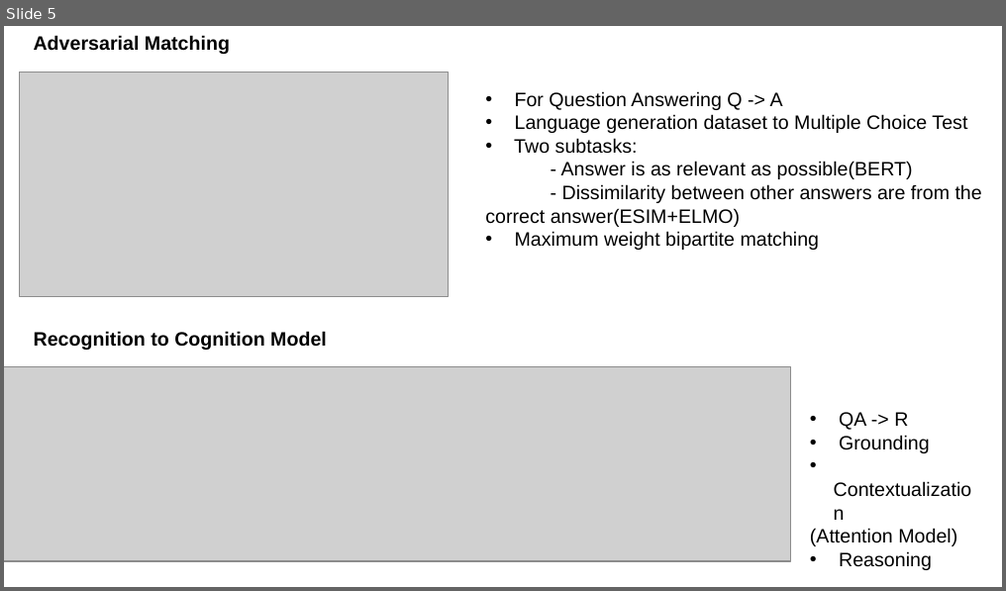
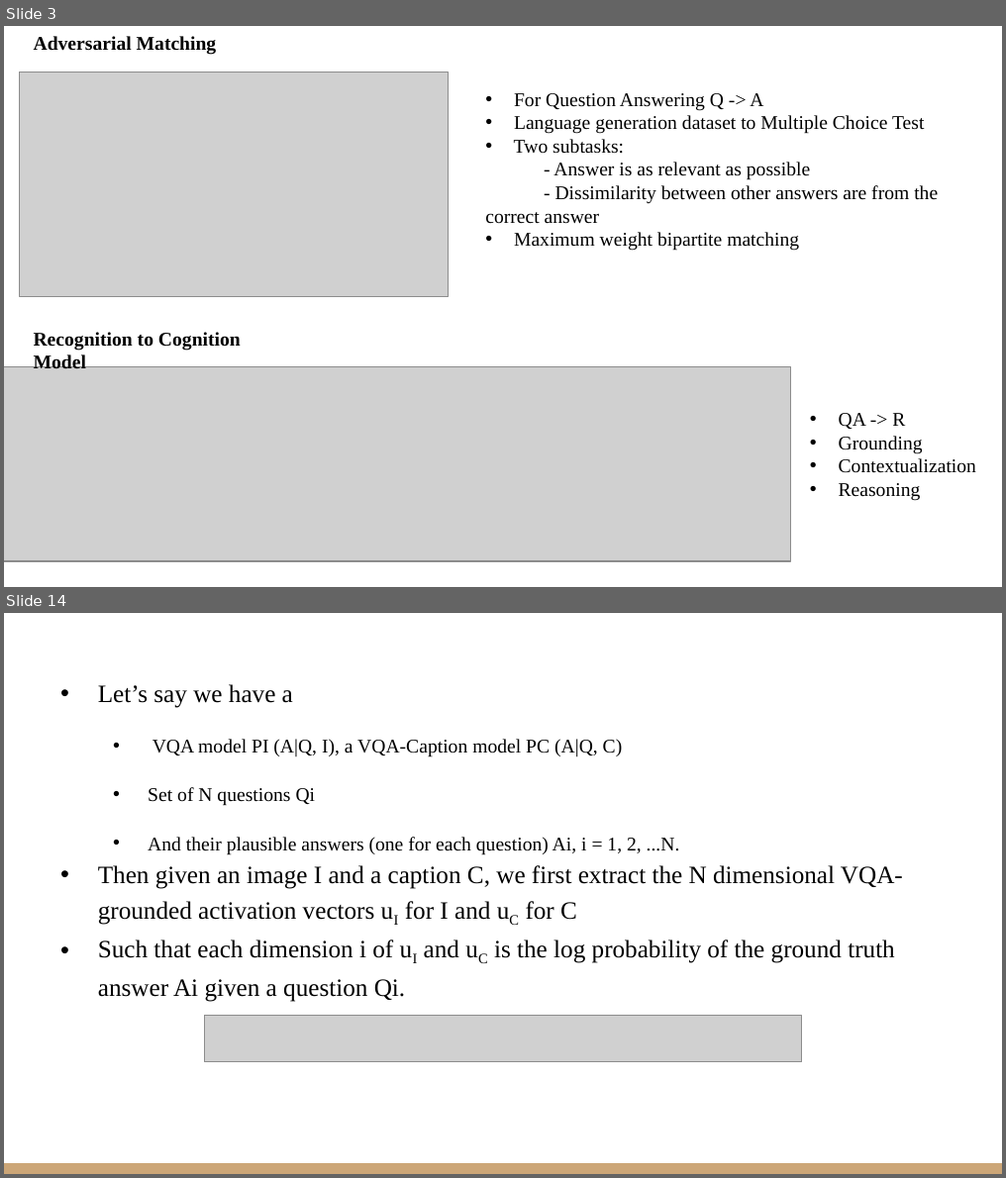
Before and after one commit to VarunBohara/Mini-Project-Documents, a slide deck: Literature Survey 2.pptx. Shown one above the other, each under a label of ours: slide 5 before the commit, slides 3 and 14 after it; the slides between them are not shown. The pictures are 1006x591 and 1006x1178 pixels, drawn with LibreOffice and Linux fonts; fonts in the diff are those of the drawing; grey boxes stand for pictures. Boxes give left, top, right and bottom in pixels: in the first picture for what was removed or moved away, otherwise in the second. Text is boxed around its words. In the diff, an @@ line names an element or a change of style, - is before the commit and + after.

```diff
--- a/Literature Survey 2.pptx
+++ b/Literature Survey 2.pptx
@@ slide 14 added at (4, 613, 1002, 1174), background #FFFFFF @@
@@ text added at (98, 684, 903, 1002), 18 pt, text #000000 @@
+• Let’s say we have a
+  • VQA model PI (A|Q, I), a VQA-Caption model PC (A|Q, C)
+  • Set of N questions Qi
+  • And their plausible answers (one for each question) Ai, i = 1, 2, ...N.
+• Then given an image I and a caption C, we first extract the N dimensional VQA-grounded activation vectors uI for I and uC for C
+• Such that each dimension i of uI and uC is the log probability of the ground truth answer Ai given a question Qi.
@@ picture added at (204, 1016, 801, 1063) @@
@@ rectangle added at (4, 1163, 1002, 1174), fill #CCA677 @@
@@ what was slide 5 is now slide 3 @@
@@ slide 3 changed as well @@
@@ text at (514, 93, 924, 251): font Arial to Times New Roman in "For Question Answering Q -> A", "Language generation dataset to Multiple Choice Test", "Two subtasks:", "Maximum weight bipartite matching" @@
@@ text at (485, 162, 938, 224): text changed; font Arial to Times New Roman @@
-- Answer is as relevant as possible(BERT)
-- Dissimilarity between other answers are from the correct answer(ESIM+ELMO)
+- Answer is as relevant as possible
+- Dissimilarity between other answers are from the correct answer
@@ font Arial to Times New Roman in 3 elements at (34, 36, 217, 55), (34, 332, 241, 369), (839, 413, 976, 501) @@
@@ text at (810, 528, 957, 547): paragraph removed @@
-(Attention Model)
```
Also in this commit, not shown: 1 other slide changed, 13 other slides added, 9 slides removed.
